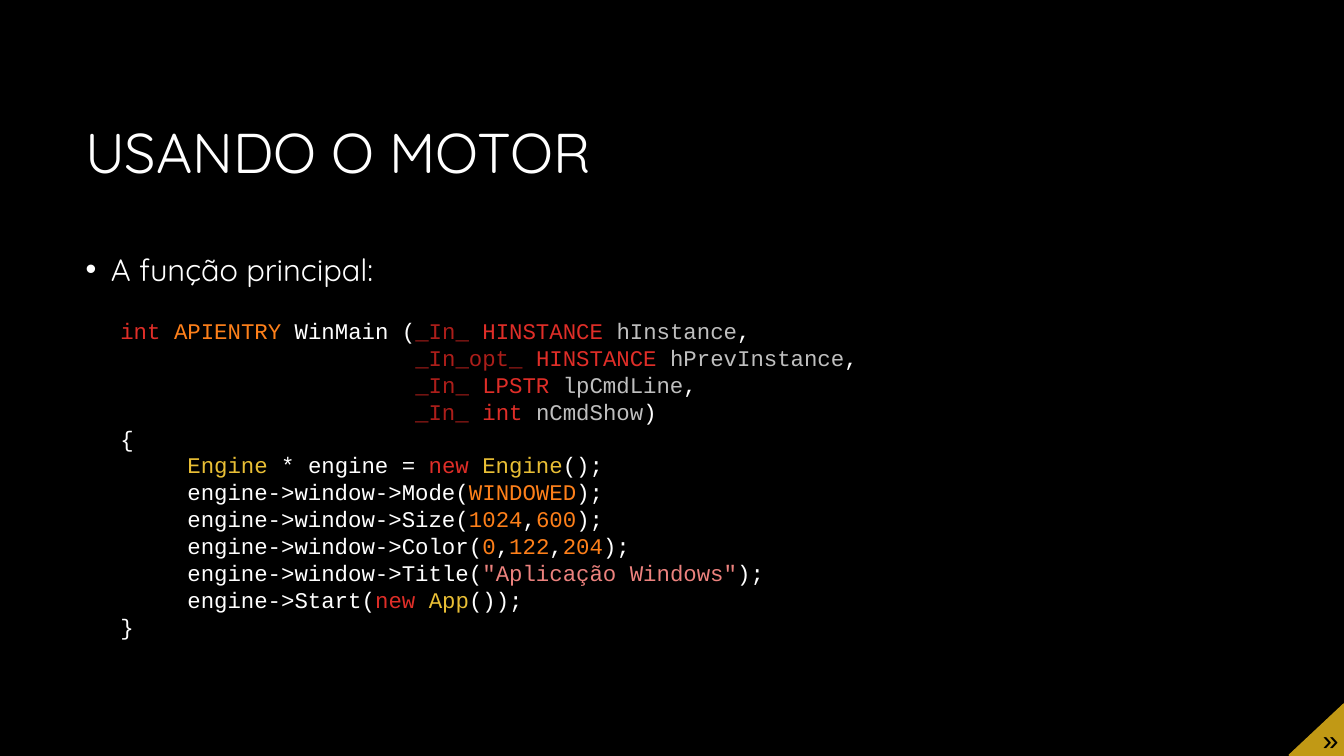
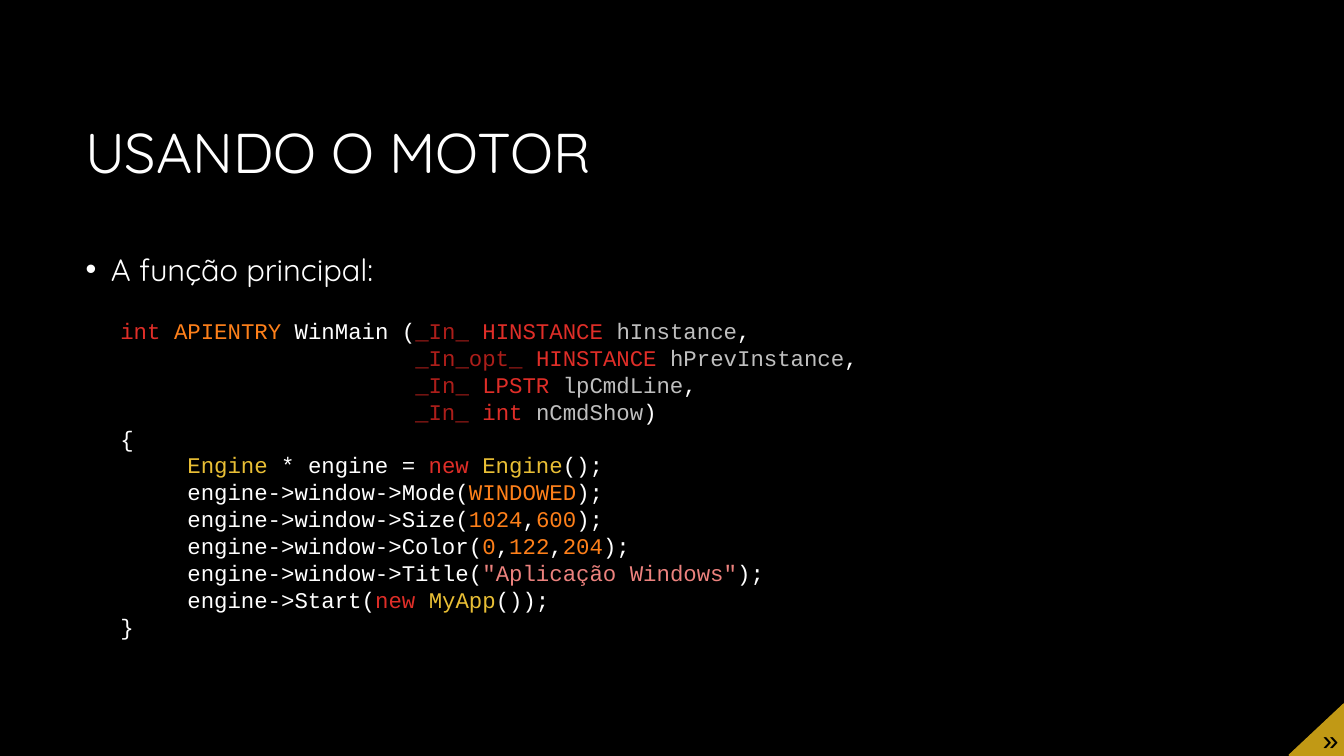
Before and after one commit to JudsonSS/CG, a slide deck: slide 11 of Slides/04. Aplicação Gráfica.pptx (slide 10 before the commit). Drawn at 1344x756 pixels with LibreOffice and Linux fonts; fonts in the diff are those of the drawing; background and template pictures are left out. Boxes give left, top, right and bottom in pixels: in the first picture for what was removed or moved away, otherwise in the second. Text is boxed around its words. In the diff, an @@ line names an element or a change of style, - is before the commit and + after.

```diff
--- a/Slides/04. Aplicação Gráfica.pptx
+++ b/Slides/04. Aplicação Gráfica.pptx
@@ text at (x1=187, y1=592, x2=550, y2=613): text changed @@
-engine->Start(new App());
+engine->Start(new MyApp());
```
Also in this commit, not shown: 12 other slides changed, 1 slide added.
